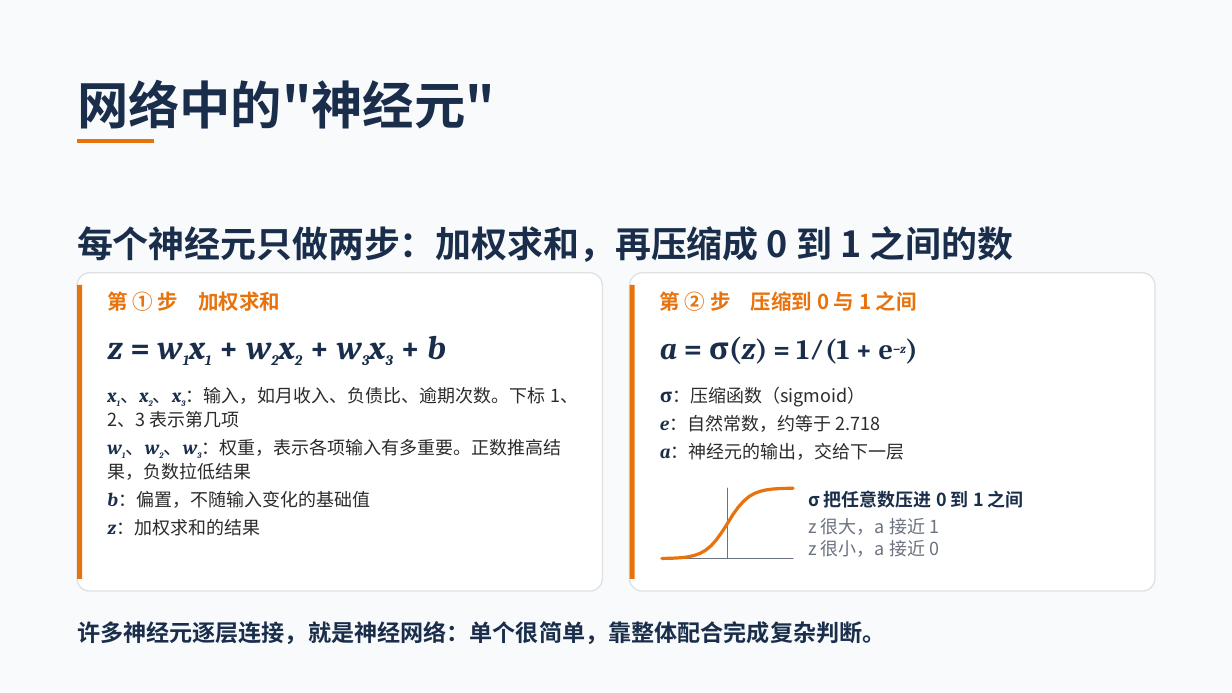
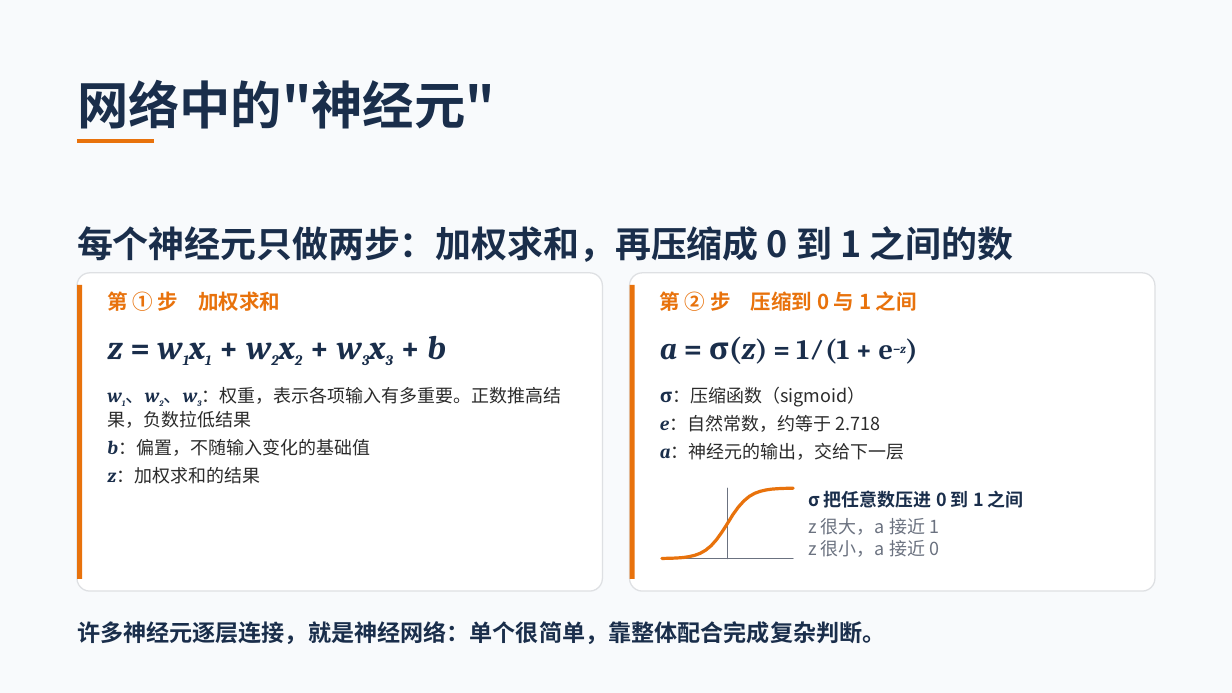
Before and after one commit to jefeerzhang/jefeerzhang.github.io, a slide deck: slide 6 of courses/big-data-finance/neural-network/人工神经网络教学PPT.pptx. Drawn at 1232x693 pixels with LibreOffice and Linux fonts; fonts in the diff are those of the drawing. Boxes give left, top, right and bottom in pixels: in the first picture for what was removed or moved away, otherwise in the second. Text is boxed around its words. In the diff, an @@ line names an element or a change of style, - is before the commit and + after.

```diff
--- a/courses/big-data-finance/neural-network/人工神经网络教学PPT.pptx
+++ b/courses/big-data-finance/neural-network/人工神经网络教学PPT.pptx
@@ text at (107,387,578,428): paragraph removed @@
-x1、x2、x3：输入，如月收入、负债比、逾期次数。下标 1、2、3 表示第几项
```
Also in this commit, not shown: 1 other file.
